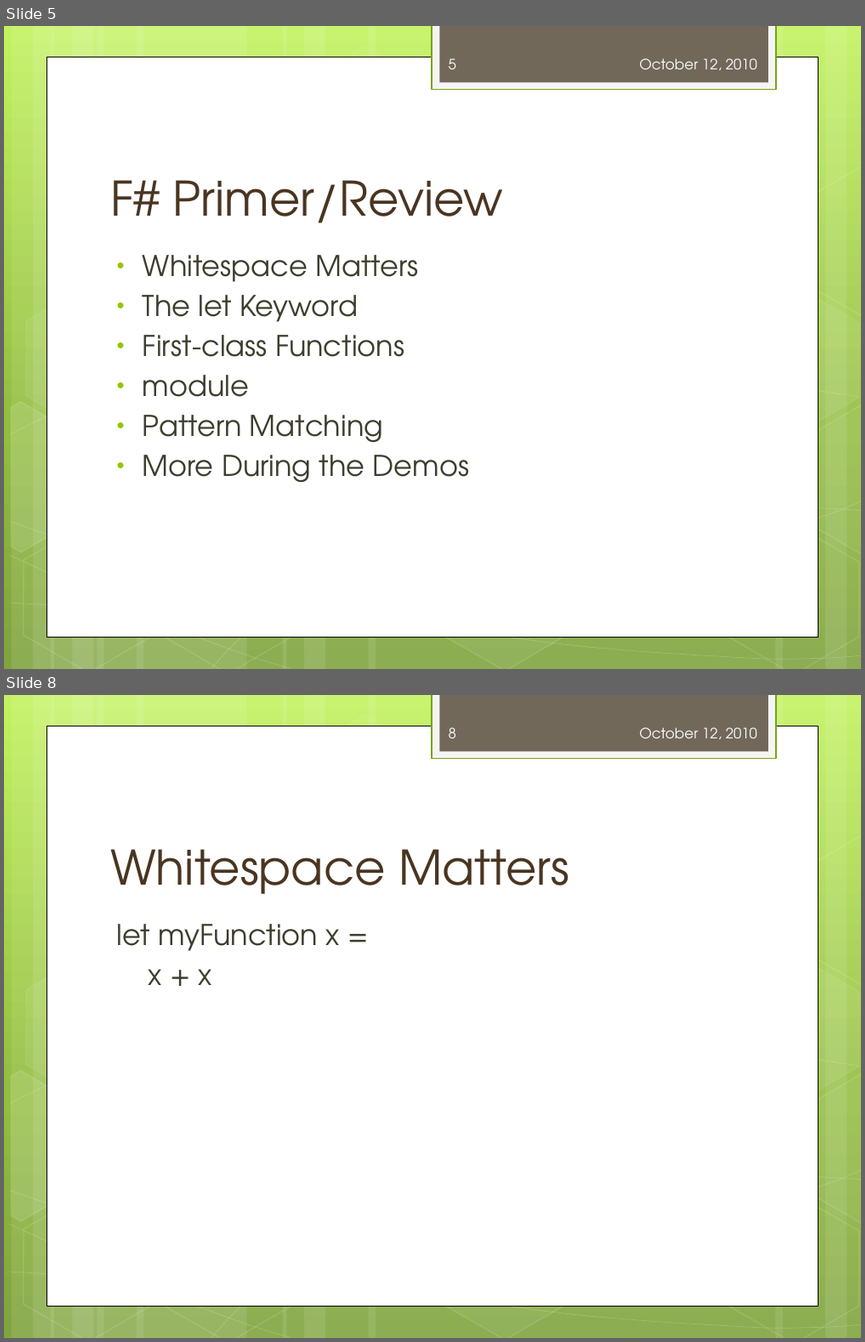
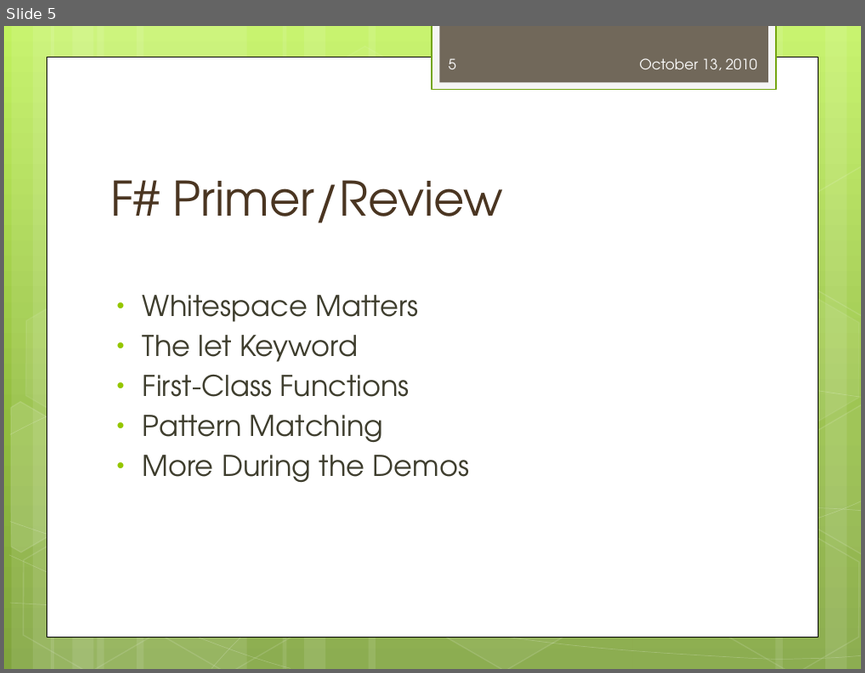
Before and after one commit to dmohl/GettingStartedWithWebDevInFSharpPresentation, a slide deck: Getting Started with Web Development in F#.pptx. Shown one above the other, each under a label of ours: slides 5 and 8 before the commit, slide 5 after it; the slides between them are not shown. The pictures are 865x1342 and 865x673 pixels, drawn with LibreOffice and Linux fonts; fonts in the diff are those of the drawing. Boxes give left, top, right and bottom in pixels: in the first picture for what was removed or moved away, otherwise in the second. Text is boxed around its words. In the diff, an @@ line names an element or a change of style, - is before the commit and + after.

```diff
--- a/Getting Started with Web Development in F#.pptx
+++ b/Getting Started with Web Development in F#.pptx
@@ slide 8 removed at <box>4,695,861,1338</box>, background gradient #C3F35F to #93BF3F to #81A53E; not listed: 31 template elements that a slide beside it also shows @@
@@ page number removed at <box>449,727,456,738</box> @@
-8
@@ text removed at <box>639,727,757,739</box> @@
-October 12, 2010
@@ title removed at <box>110,849,570,894</box> @@
-Whitespace Matters
@@ text removed at <box>117,924,340,985</box> @@
-let myFunction x =
-x + x
@@ slide 5 changed as well @@
@@ text at <box>639,58,757,70</box>: text changed @@
-October 12, 2010
+October 13, 2010
@@ text at <box>143,374,409,397</box>: text changed @@
-• First-class Functions
-• module
+• First-Class Functions
```
Also in this commit, not shown: 11 other slides changed, 4 slides added, 4 other slides removed.
